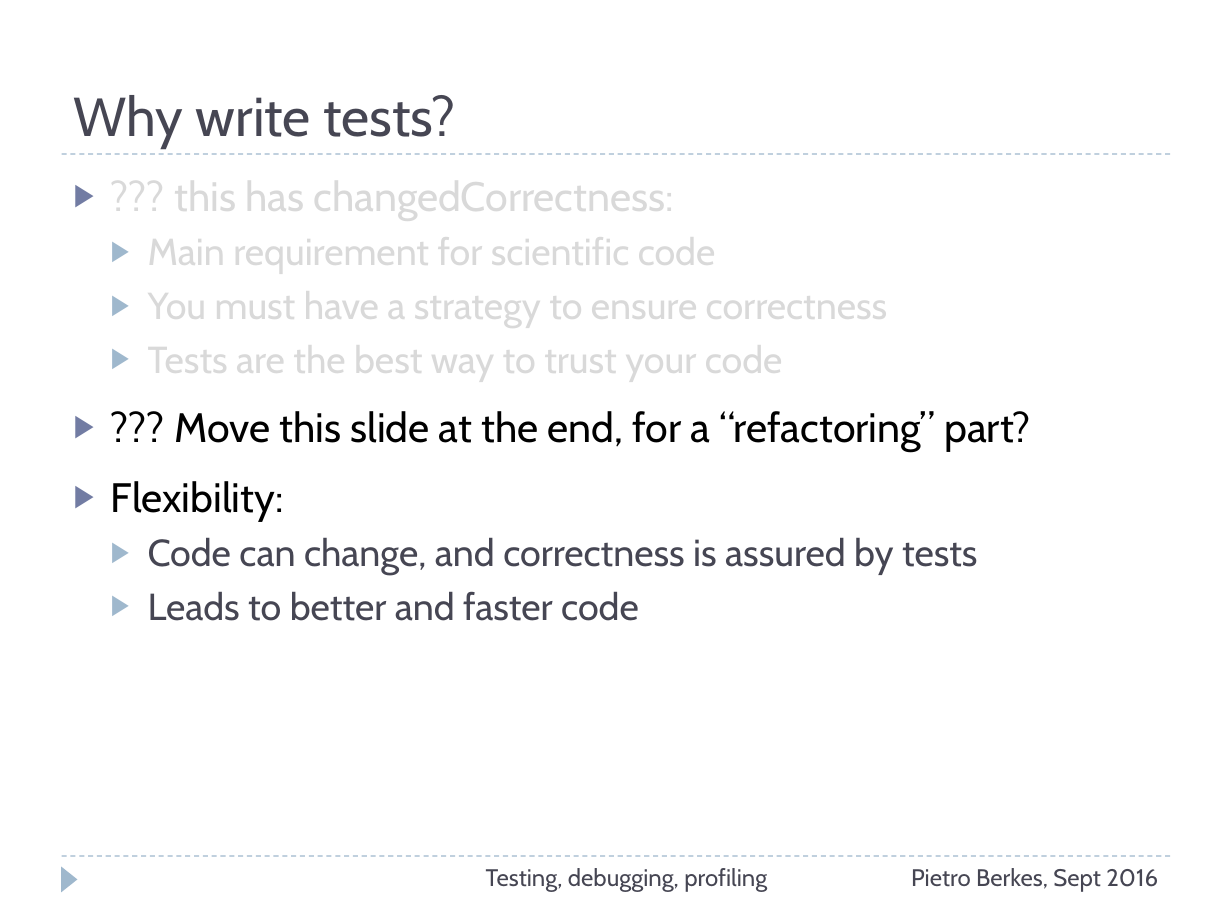
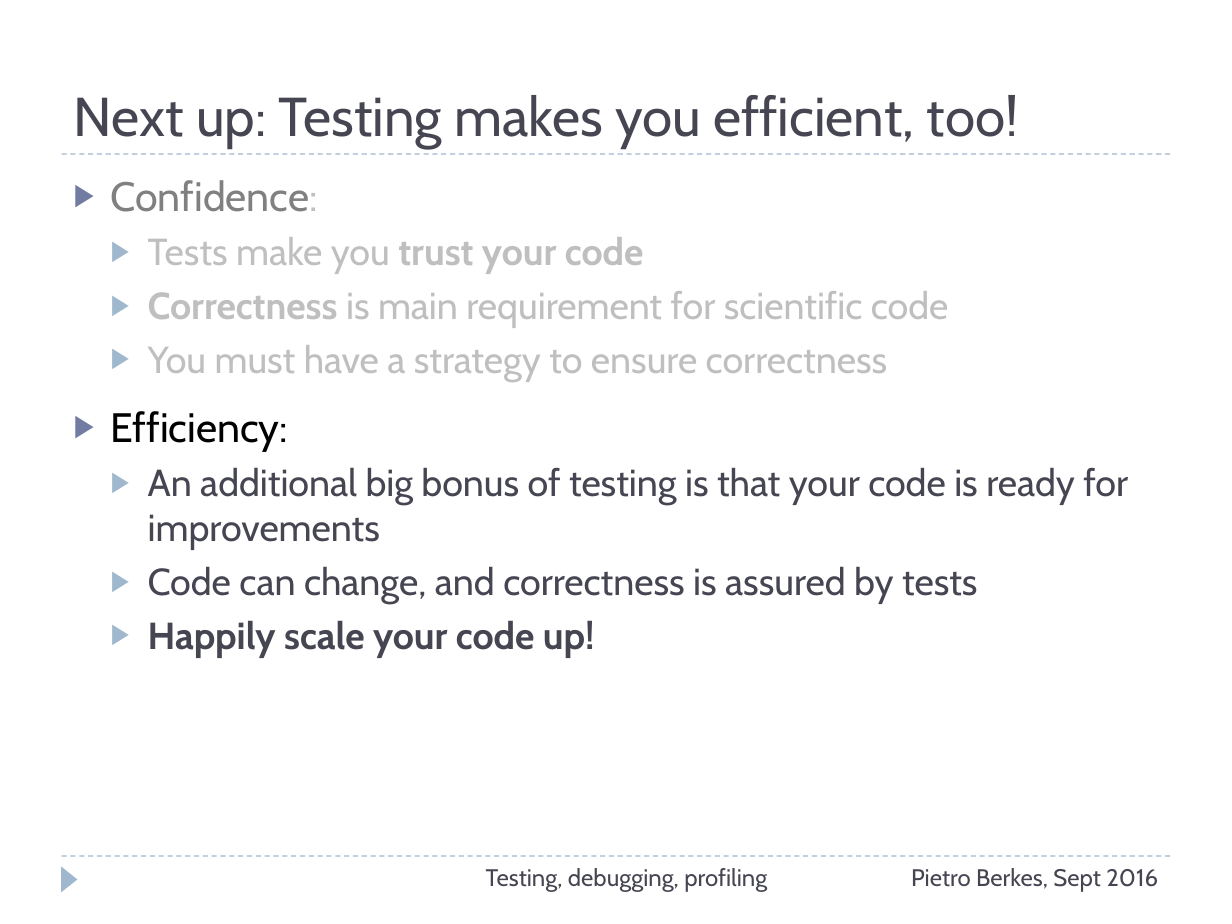
Before and after one commit to ASPP/testing_debugging_profiling, a slide deck: slide 48 of testing-debugging-profiling.pptx (slide 17 before the commit). Drawn at 1232x924 pixels with LibreOffice and Linux fonts; fonts in the diff are those of the drawing. Boxes give left, top, right and bottom in pixels: in the first picture for what was removed or moved away, otherwise in the second. Text is boxed around its words. In the diff, an @@ line names an element or a change of style, - is before the commit and + after.

```diff
--- a/testing-debugging-profiling.pptx
+++ b/testing-debugging-profiling.pptx
@@ title at (x1=74, y1=95, x2=1019, y2=149): text changed @@
-Why write tests?
+Next up: Testing makes you efficient, too!
@@ text at (x1=111, y1=180, x2=949, y2=328): text changed; text colour #D9D9D9 to #BFBFBF @@
-▶ ??? this has changedCorrectness:
-  ▶ Main requirement for scientific code
+▶ Confidence:
+  ▶ Tests make you trust your code
+  ▶ Correctness is main requirement for scientific code
@@ text at (x1=148, y1=345, x2=887, y2=382): text colour #D9D9D9 to #BFBFBF in "You must have a strategy to ensure ..." @@
@@ text at (x1=111, y1=411, x2=1128, y2=550): text changed; size 24 to 22 pt; text colour #000000 to #464653 @@
-  ▶ Tests are the best way to trust your code
-▶ ??? Move this slide at the end, for a “refactoring” part?
-▶ Flexibility:
+▶ Efficiency:
+  ▶ An additional big bonus of testing is that your code is ready for improvements
@@ text at (x1=148, y1=620, x2=595, y2=658): text changed; bold on @@
-  ▶ Leads to better and faster code
+  ▶ Happily scale your code up!
```
Also in this commit, not shown: 26 other slides changed, 2 slides added, 5 slides removed.
